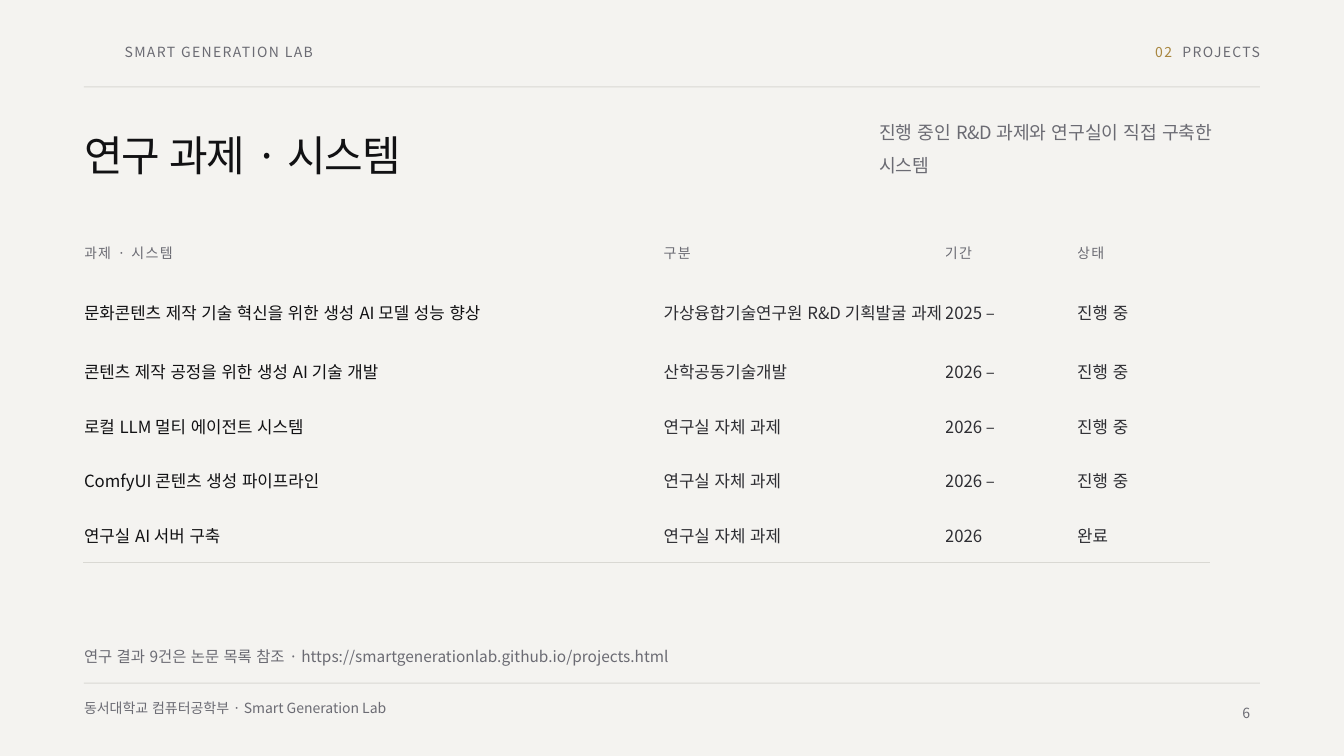
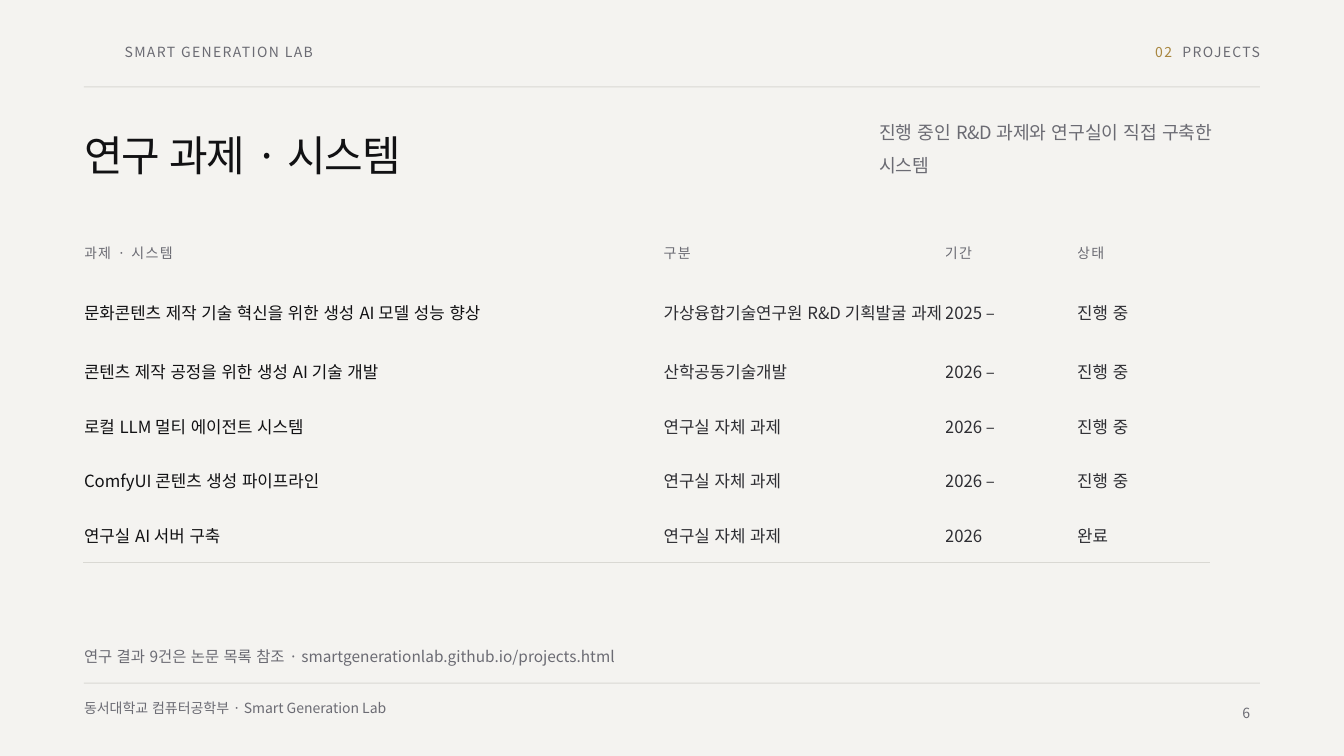
Before and after one commit to SmartGenerationLab/smartgenerationlab.github.io, a slide deck: slide 6 of downloads/sgl-intro.pptx. Drawn at 1344x756 pixels with LibreOffice and Linux fonts; fonts in the diff are those of the drawing; background and template pictures are left out. Boxes give left, top, right and bottom in pixels: in the first picture for what was removed or moved away, otherwise in the second. Text is boxed around its words. In the diff, an @@ line names an element or a change of style, - is before the commit and + after.

```diff
--- a/downloads/sgl-intro.pptx
+++ b/downloads/sgl-intro.pptx
@@ text at <box>84,649,614,666</box>: text changed @@
-연구 결과 9건은 논문 목록 참조 · https://smartgenerationlab.github.io/projects.html
+연구 결과 9건은 논문 목록 참조 · smartgenerationlab.github.io/projects.html
```
Also in this commit, not shown: 1 other slide changed, 14 other files.
